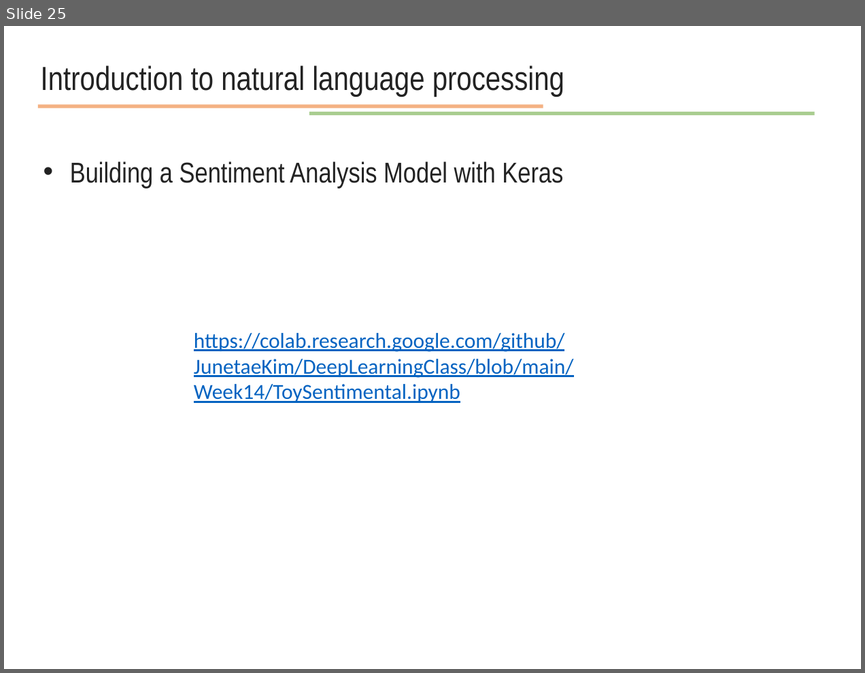
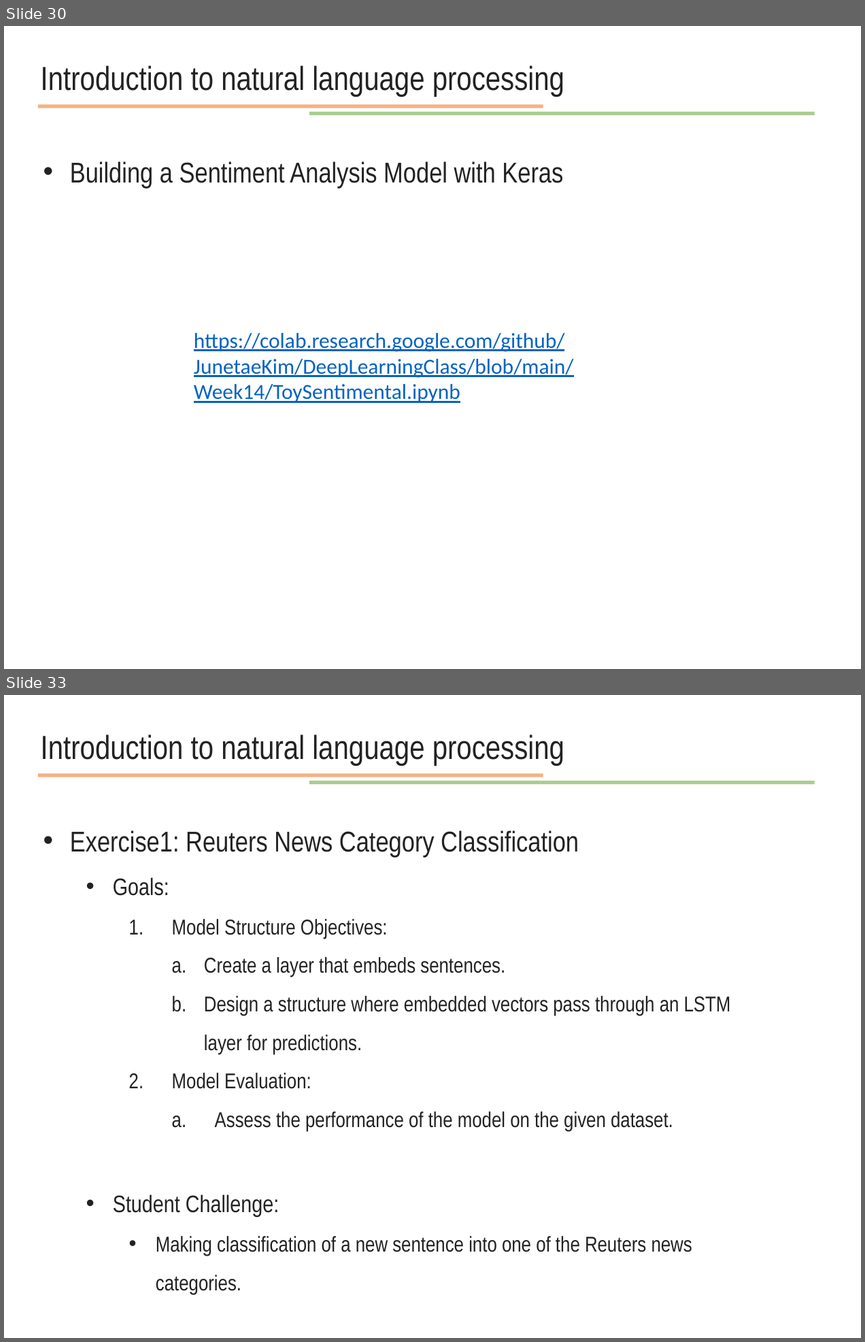
Before and after one commit to JunetaeKim/DeepLearningClass, a slide deck: Week14/week14 natural language processing.pptx. Shown one above the other, each under a label of ours: slide 25 before the commit, slides 30 and 33 after it; the slides between them are not shown. The pictures are 865x673 and 865x1342 pixels, drawn with LibreOffice and Linux fonts; fonts in the diff are those of the drawing. Boxes give left, top, right and bottom in pixels: in the first picture for what was removed or moved away, otherwise in the second. Text is boxed around its words. In the diff, an @@ line names an element or a change of style, - is before the commit and + after.

```diff
--- a/Week14/week14 natural language processing.pptx
+++ b/Week14/week14 natural language processing.pptx
@@ slide 33 added at [4, 695, 861, 1338], background #FFFFFF @@
@@ text added at [41, 734, 564, 765], 28 pt, text #222222 @@
+Introduction to natural language processing
@@ line added from (38, 775) to (543, 775), #ED7D31 3 pt @@
@@ line added from (309, 783) to (815, 783), #70AD47 3 pt @@
@@ text added at [70, 830, 731, 1294], 18 pt, text #222222 @@
+• Exercise1: Reuters News Category Classification
+  • Goals:
+    1. Model Structure Objectives:
+      a. Create a layer that embeds sentences.
+      b. Design a structure where embedded vectors pass through an LSTM layer for predictions.
+    2. Model Evaluation:
+      a. Assess the performance of the model on the given dataset.
+  • Student Challenge:
+    • Making classification of a new sentence into one of the Reuters news categories.
@@ what was slide 25 is now slide 30 @@
```
Also in this commit, not shown: 1 slide changed, 7 other slides added, 6 other files.
